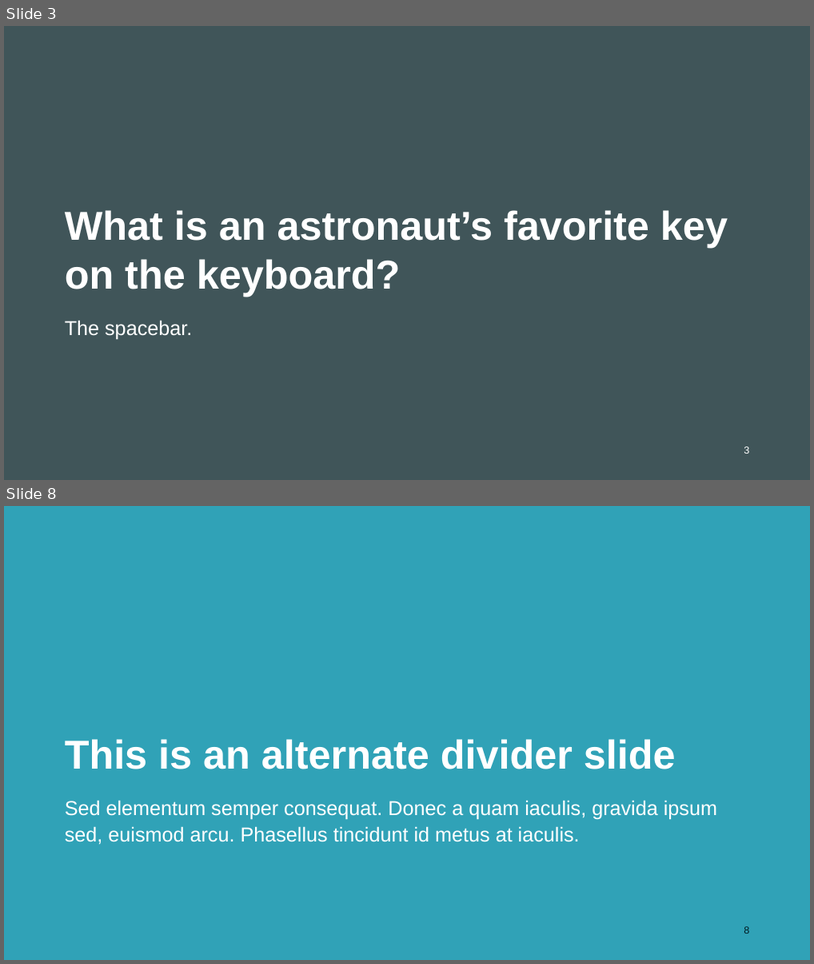
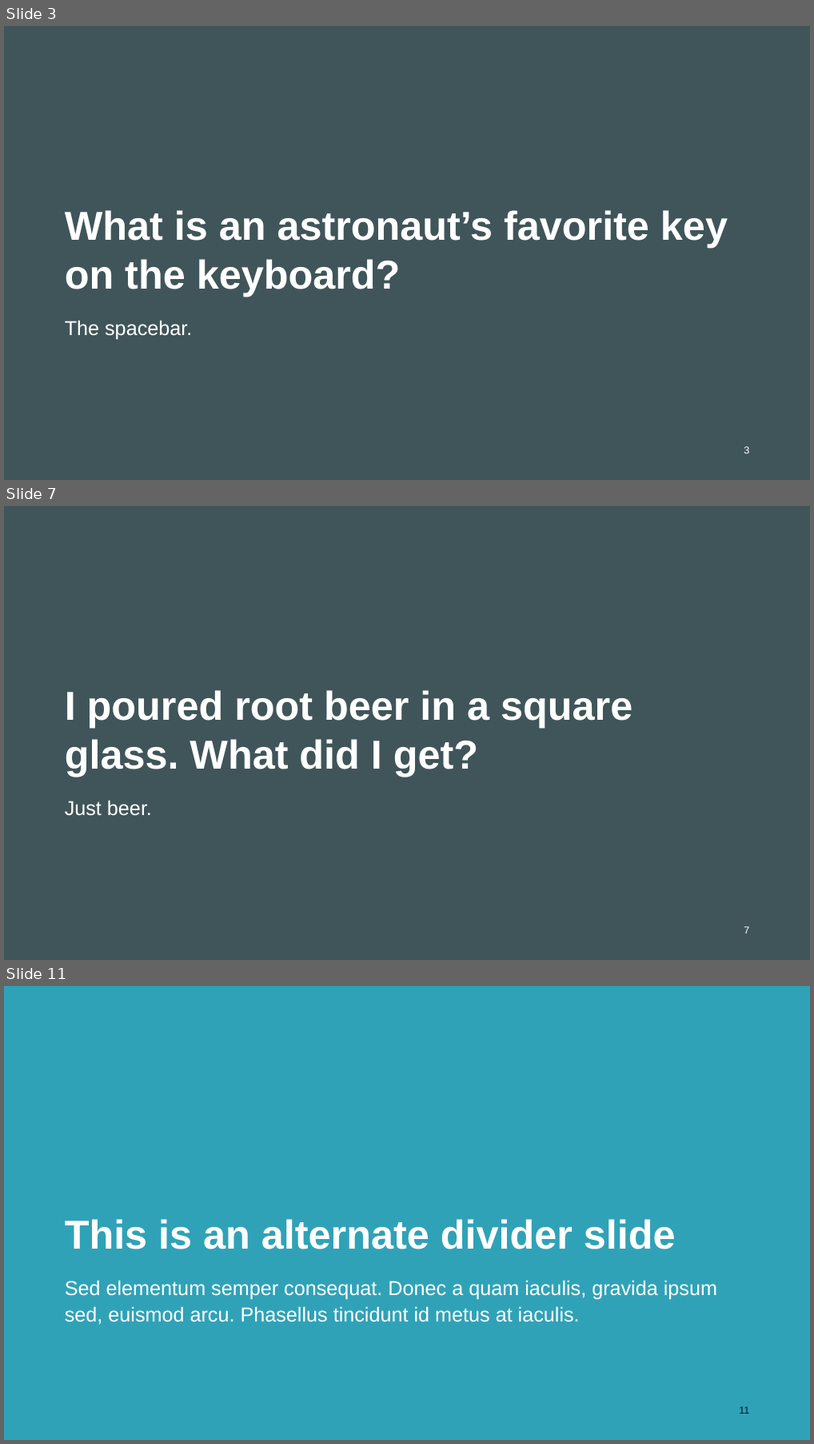
Before and after one commit to ChiefMetDing/FK_HL_Model_Remake, a slide deck: FK_HL_Model_Remake.pptx. Shown one above the other, each under a label of ours: slides 3 and 8 before the commit, slides 3, 7 and 11 after it; the slides between them are not shown. The pictures are 814x964 and 814x1444 pixels, drawn with LibreOffice and Linux fonts; fonts in the diff are those of the drawing; background and template pictures are left out. Boxes give left, top, right and bottom in pixels: in the first picture for what was removed or moved away, otherwise in the second. Text is boxed around its words. In the diff, an @@ line names an element or a change of style, - is before the commit and + after.

```diff
--- a/FK_HL_Model_Remake.pptx
+++ b/FK_HL_Model_Remake.pptx
@@ slide 7 added at [4,506,810,960], background picture (left out) @@
@@ title added at [65,690,633,776], 36 pt, text #FFFFFF, bold @@
+I poured root beer in a square glass. What did I get?
@@ text added at [65,800,152,816], 18 pt, text #FFFFFF @@
+Just beer.
@@ page number added at [744,926,750,933], 9 pt, text #FFFFFF @@
+7
@@ what was slide 8 is now slide 11 @@
@@ page number at [739,1406,750,1413]: text changed @@
-8
+11
```
Also in this commit, not shown: 5 slides changed, 2 other slides added, 1 other file.
